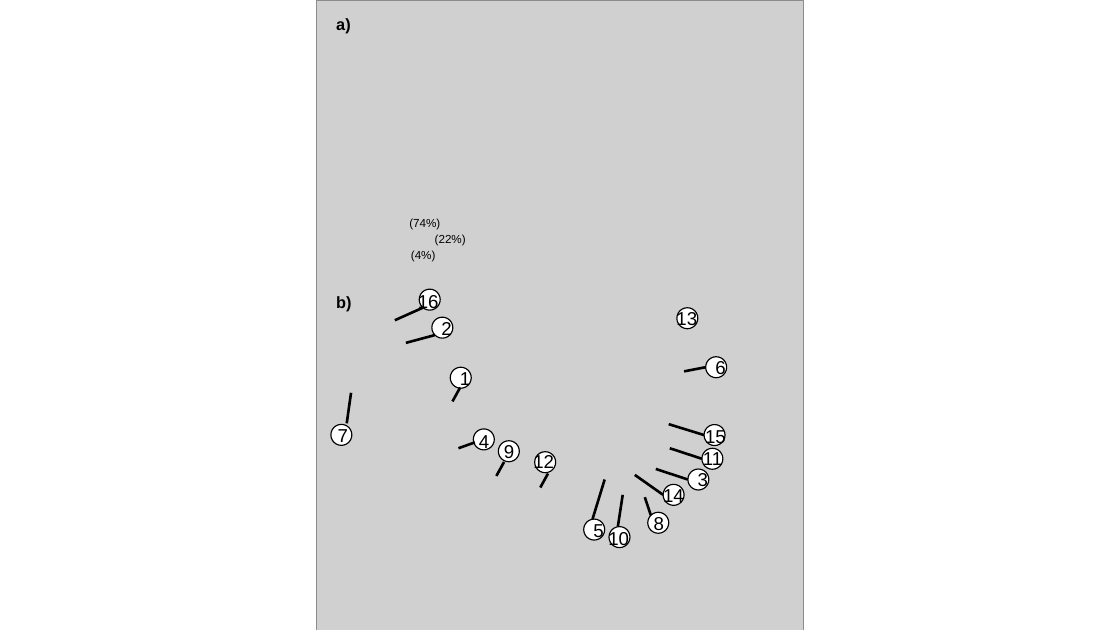
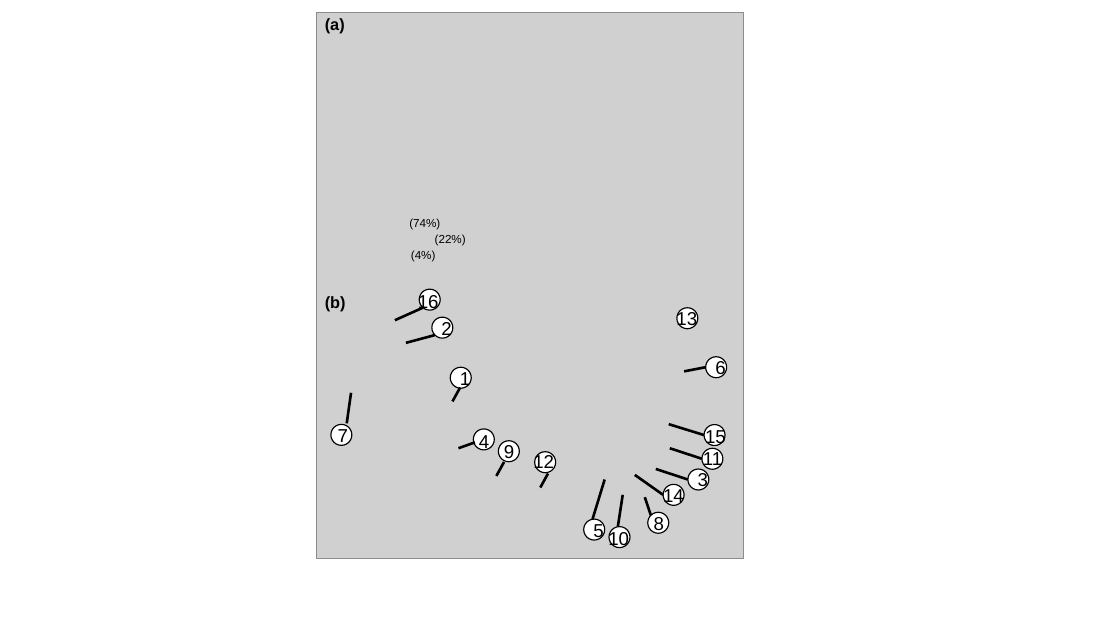
Before and after one commit to cont-limno/TripleC, a slide deck: slide 9 of Figures/piecing_together_figs.pptx. Drawn at 1120x630 pixels with LibreOffice and Linux fonts; fonts in the diff are those of the drawing; grey boxes stand for pictures. Boxes give left, top, right and bottom in pixels: in the first picture for what was removed or moved away, otherwise in the second. Text is boxed around its words. In the diff, an @@ line names an element or a change of style, - is before the commit and + after.

```diff
--- a/Figures/piecing_together_figs.pptx
+++ b/Figures/piecing_together_figs.pptx
@@ picture: place and size @@
-picture at <box>317,0,804,630</box>
+picture at <box>317,12,744,559</box>
@@ text at <box>325,18,345,34</box>: text changed @@
-a)
+(a)
@@ text at <box>325,296,346,312</box>: text changed @@
-b)
+(b)
```
Also in this commit, not shown: 1 other slide changed, 9 other files.
